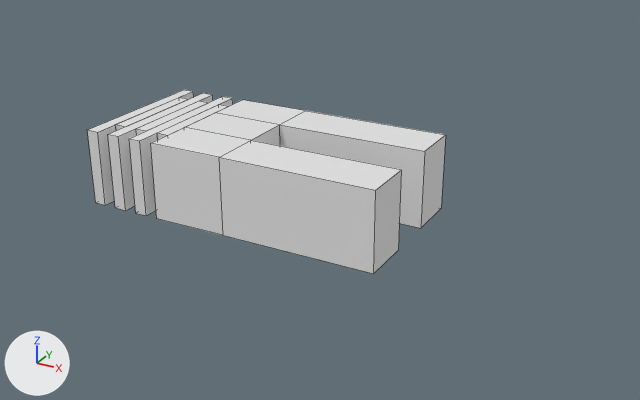
An edit to the Blender file blend/partGrey.blend, drawn before and after from the same camera.
Camera for both pictures: a 50 mm camera at (10.9, -26.5, 14.0) aimed at (-3.7, 0.0, 0.7). Arrows for +X, +Y and +Z are at lower left; the lights stay in place. Mesh edges are drawn as thin lines.

The first picture shows 'Collection', 'Cube'.
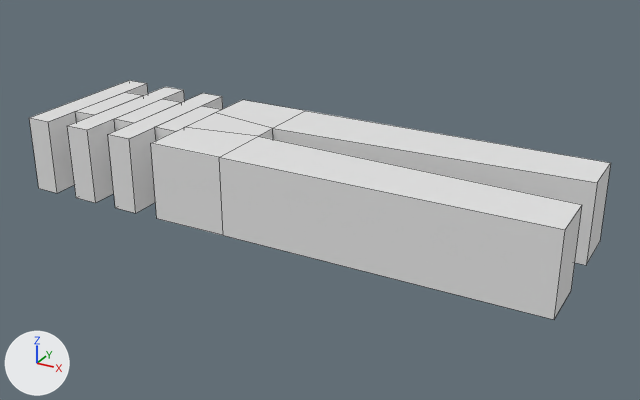
Where the newer file only moved an object's origin or applied its transform, the numbers keep the older frame.

Changed parts and their boxes (x1, y1, x2, y2) in the pictures (640 x 400 px; the box of a moved part takes in the faces that stretch with it):
'Collection', reshaped (56% wider, 26% taller)
    before: (151, 100, 446, 274)
    after: (151, 100, 611, 320)
'Cube', reshaped, moved, rescaled (34% wider)
    before: (88, 90, 233, 216)
    after: (29, 80, 223, 213)
part 1 of me_cube, moved or reshaped
    before: (88, 90, 233, 216)
    after: (29, 80, 223, 213)
part 2 of me_cube, moved or reshaped
    before: (115, 97, 228, 139)
    after: (75, 92, 222, 140)
part 3 of me_cube_001, moved or reshaped
    before: (215, 100, 445, 228)
    after: (215, 100, 611, 265)
part 4 of me_cube_001, moved or reshaped
    before: (152, 113, 401, 190)
    after: (152, 113, 582, 229)
part 5 of me_cube_001, moved or reshaped
    before: (219, 135, 446, 274)
    after: (219, 157, 611, 320)

The edits, one by one:
me_cube has 16 vertices, 12 faces and spans x -10.0..-9.0, y -3.0..3.0, z 0.0..3.0.
me_cube is used by ob_cube; location (0.0, 0.0, 0.0).
me_cube part 1: the loose piece of 8 vertices spanning x -10.0..-9.5, y -3.0..3.0, z 0.0..3.0 is moved by (9.5, 0.0, -1.5).
me_cube part 2: the loose piece of 8 vertices spanning x -9.5..-9.0, y -2.0..2.0, z 0.0..3.0 is scaled about its middle by (1, 0.75, 1), then moved by (9.5, 0.0, -1.5).
me_cube_001 has 24 vertices, 22 faces and spans x -8.0..1.0, y -1.0..5.0, z -1.0..2.0.
me_cube_001 is used by ob_cube_001; location (-1.0, -2.0, 1.0).
me_cube_001 part 3: all 2 vertices in x -5.0, y 3.0, z -1.0..2.0 are moved by (0.0, -0.5, 0.0).
me_cube_001 part 4: all 2 vertices in x -5.0, y 1.0, z -1.0..2.0 are moved by (0.0, 0.5, 0.0).
me_cube_001 part 5: all 8 vertices in x 1.0, y -1.0..5.0, z -1.0..2.0 are moved by (6.0, 0.0, 0.0).
Object 'Cube' (ob_cube) moves from (0.0, 0.0, 0.0) to (-10.0, 0.0, 1.5).
Object 'Cube' (ob_cube) is rescaled from (1.0, 1.0, 1.0) to (2.0, 1.0, 1.0).
